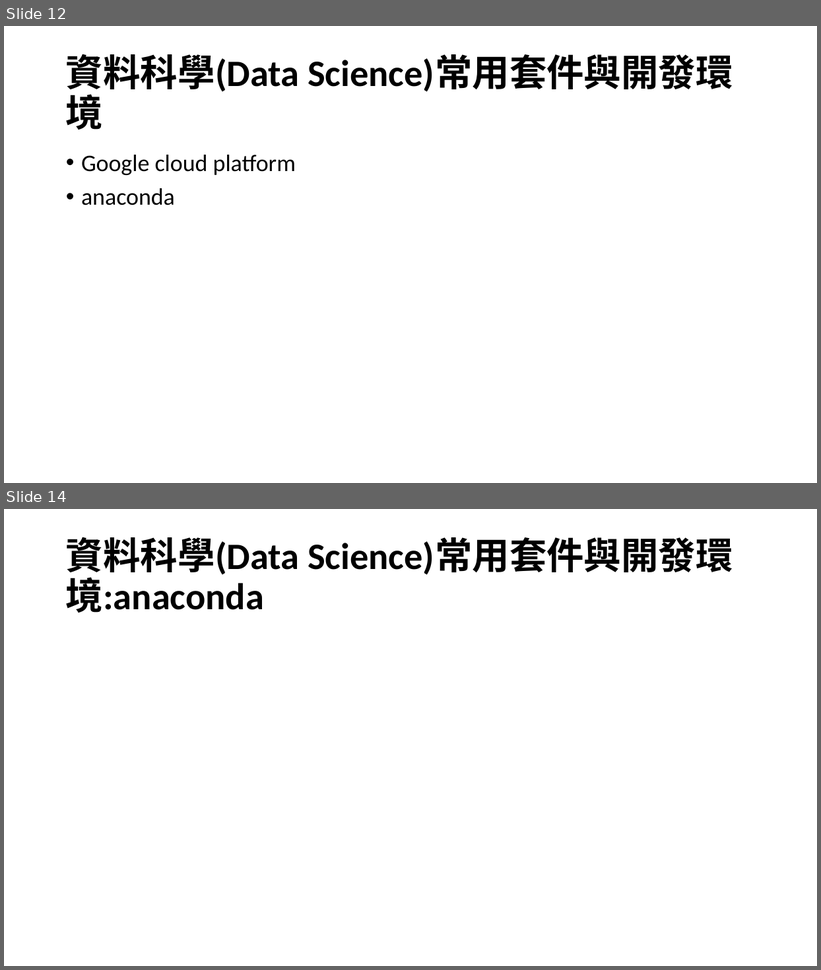
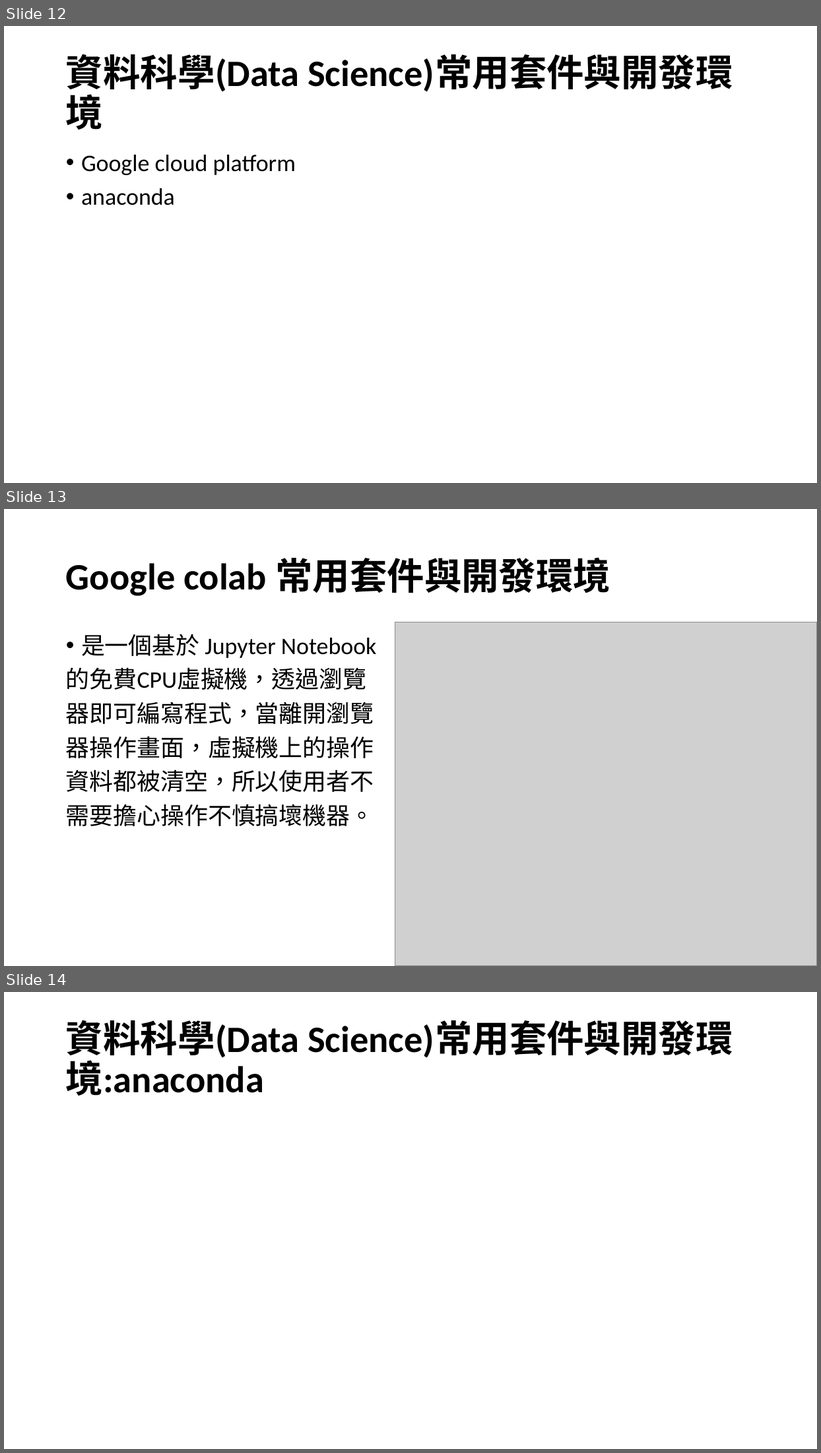
Before and after one commit to yukai920722/2022-ksu-11002, a slide deck: 4100E104_NUMPY_20220309_A.pptx. Shown one above the other, each under a label of ours: slides 12 and 14 before the commit, slides 12, 13 and 14 after it; the slides between them are not shown. The pictures are 821x970 and 821x1453 pixels, drawn with LibreOffice and Linux fonts; fonts in the diff are those of the drawing; grey boxes stand for pictures. Boxes give left, top, right and bottom in pixels: in the first picture for what was removed or moved away, otherwise in the second. Text is boxed around its words. In the diff, an @@ line names an element or a change of style, - is before the commit and + after.

```diff
--- a/4100E104_NUMPY_20220309_A.pptx
+++ b/4100E104_NUMPY_20220309_A.pptx
@@ slide 13 added at bbox=[4, 509, 817, 966], background #FFFFFF @@
@@ title added at bbox=[66, 557, 611, 596], 44 pt, text #000000, bold @@
+Google colab 常用套件與開發環境
@@ picture added at bbox=[395, 622, 817, 966] @@
@@ text added at bbox=[66, 634, 377, 826], 28 pt, text #000000 @@
+• 是一個基於 Jupyter Notebook
+的免費CPU虛擬機，透過瀏覽
+器即可編寫程式，當離開瀏覽
+器操作畫面，虛擬機上的操作
+資料都被清空，所以使用者不
+需要擔心操作不慎搞壞機器。
```
Also in this commit, not shown: 4 other slides added, 1 slide removed, 14 other files.
